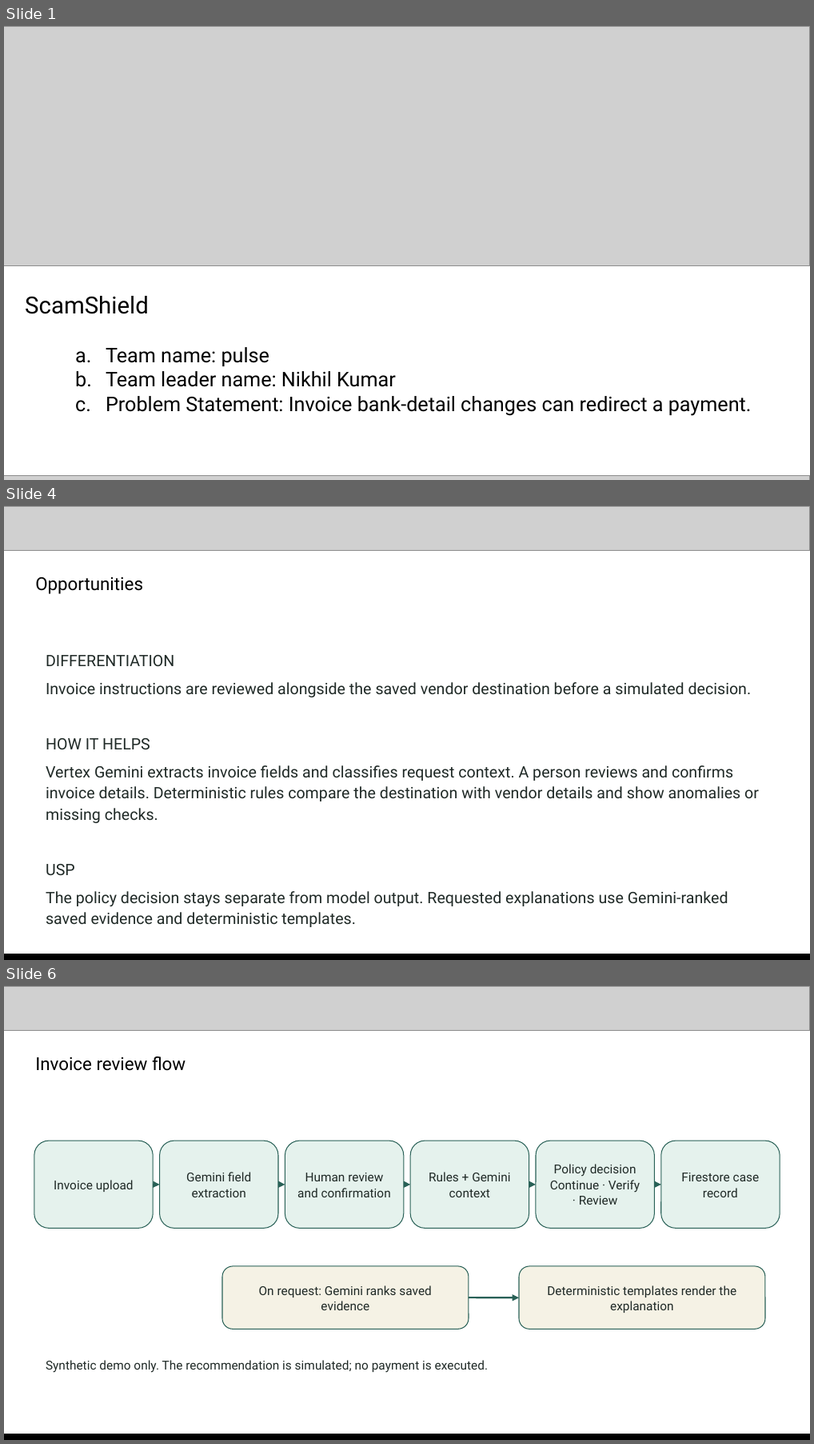
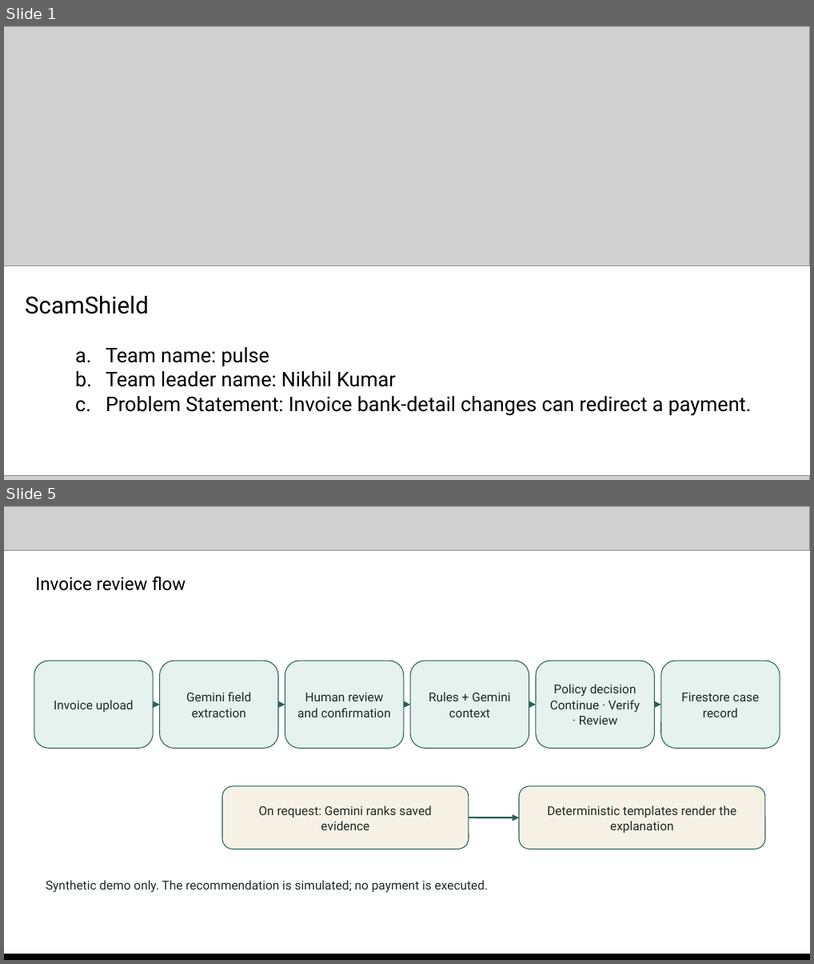
Before and after one commit to NikhilBudaniya/scamshield, a slide deck: artifacts/scamshield-hack2skill-submission.pptx. Shown one above the other, each under a label of ours: slides 1, 4 and 6 before the commit, slides 1 and 5 after it; the slides between them are not shown. The pictures are 814x1444 and 814x964 pixels, drawn with LibreOffice and Linux fonts; fonts in the diff are those of the drawing; grey boxes stand for pictures. Boxes give left, top, right and bottom in pixels: in the first picture for what was removed or moved away, otherwise in the second. Text is boxed around its words. In the diff, an @@ line names an element or a change of style, - is before the commit and + after.

Commit message:
Strengthen hybrid fraud pitch with sourced invoice fraud figures

```diff
--- a/artifacts/scamshield-hack2skill-submission.pptx
+++ b/artifacts/scamshield-hack2skill-submission.pptx
@@ slide 4 removed at bbox=[4, 506, 810, 960], background #FFFFFF @@
@@ picture removed at bbox=[4, 506, 810, 550] @@
@@ text removed at bbox=[35, 577, 143, 594] @@
-Opportunities
@@ text removed at bbox=[46, 655, 759, 927] @@
-DIFFERENTIATION
-Invoice instructions are reviewed alongside the saved vendor destination before a simulated decision.
-HOW IT HELPS
-Vertex Gemini extracts invoice fields and classifies request context. A person reviews and confirms invoice details. Deterministic rules compare the destination with vendor details and show anomalies or missing checks.
-USP
-The policy decision stays separate from model output. Requested explanations use Gemini-ranked saved evidence and deterministic templates.
@@ picture removed at bbox=[4, 955, 810, 960] @@
@@ rectangle removed at bbox=[4, 953, 810, 960] @@
@@ what was slide 6 is now slide 5 @@
```
Also in this commit, not shown: 8 slides changed, 2 slides added, 3 other slides removed, 3 other files.
